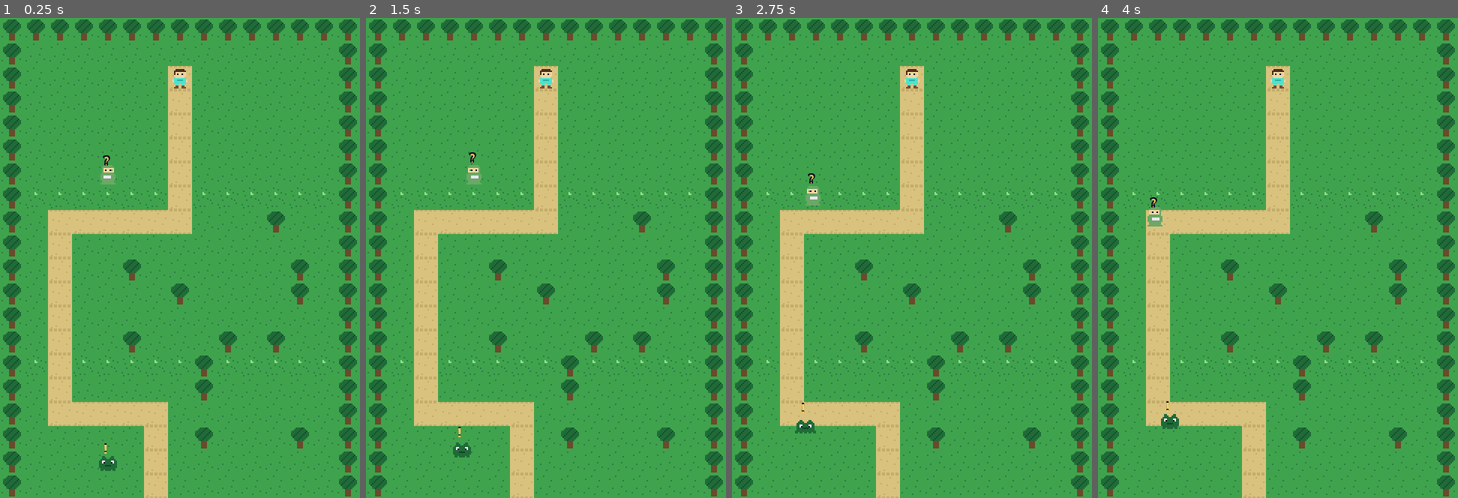
Above: before the commit, frames 1-4 (left to right).
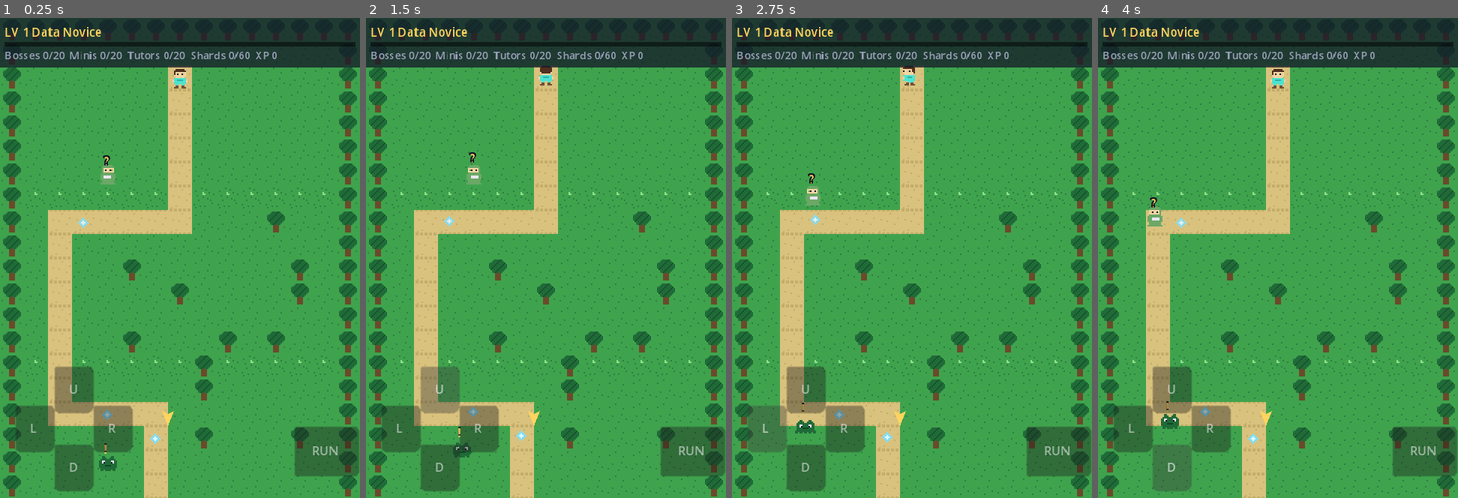
Above: after the commit, the same moments.

Repository: danieltalbert/danieltalbert
Game: Godot game, scene res://scenes/main.tscn
Same seed, same stepped clock (60 frames per second), same inputs: the game is played once before the commit and once after it.
Inputs (mouse positions are in pixels of both pictures, inside the frame that each line leads up to):
- Up to frame 1 (0.25 s): no input
- Up to frame 2 (1.5 s): click (693, 450) at 0.5 s, where only the run after the commit has a clickable "RUN"; click (438, 387) at 1.25 s, where only the run after the commit has a clickable "U"
- Up to frame 3 (2.75 s): click (768, 426) at 2 s, where only the run after the commit has a clickable "L"
- Up to frame 4 (4 s): click (1209, 426) at 2.75 s, where only the run after the commit has a clickable "R"; click (1170, 469) at 3.5 s, where only the run after the commit has a clickable "D"

The runs differ from the first frame. In frame 1, 16% of the frame differs, in the area x 0-100%, y 0-99%; in frame 2, 16%; in frame 3, 16%; in frame 4, 16%.

Commit message:
Neural Quest milestone e: shards, HUD, compass, levels, achievements
Shard collectibles with bob, sparkle burst, blip, and persistence by
index. HUD with level and title, XP progress bar, streak multiplier
readout, progress counters, and an edge-clamped quest compass arrow
that tracks the lowest uncleared boss. Touch D-pad and RUN button on
touchscreen devices. Level-up and achievement toasts with fanfare.

Co-Authored-By: Claude Fable 5 <noreply@anthropic.com>
Claude-Session: https://claude.ai/code/session_01WW4vMXx2J1G5UnBsoNkFKe

Diff:
--- /dev/null
+++ b/neural-quest/scenes/hud.gd
@@ -0,0 +1,183 @@
+class_name Hud
+extends CanvasLayer
+## HUD: level and title, XP bar, streak indicator, progress counters, and
+## the quest compass arrow that points to the lowest uncleared boss (or the
+## Golden Glitch after all 20 bosses fall). Also hosts touch controls.
+
+const TEXT := Color("#e8e6f0")
+const DIM_TEXT := Color("#9aa0b8")
+const GOLD := Color("#ffd45e")
+const XP_BLUE := Color("#7ee0ff")
+const PANEL_BG := Color(0.078, 0.09, 0.157, 0.75)
+
+var overworld: Overworld
+
+var _level_label: Label
+var _xp_bar: ColorRect
+var _xp_bar_bg: ColorRect
+var _streak_label: Label
+var _progress_label: Label
+var _compass: Polygon2D
+var _touch_input := Vector2.ZERO
+var _touch_sprint := false
+
+
+func _ready() -> void:
+	layer = 10
+	_build_top_bar()
+	_build_compass()
+	if DisplayServer.is_touchscreen_available():
+		_build_touch_controls()
+	GameState.xp_gained.connect(func(_a, _t): refresh())
+	GameState.streak_changed.connect(func(_s, _m): refresh())
+	GameState.progress_changed.connect(refresh)
+	refresh()
+
+
+func _build_top_bar() -> void:
+	var bar := PanelContainer.new()
+	var style := StyleBoxFlat.new()
+	style.bg_color = PANEL_BG
+	style.set_content_margin_all(3)
+	bar.add_theme_stylebox_override("panel", style)
+	bar.set_anchors_preset(Control.PRESET_TOP_WIDE)
+	add_child(bar)
+
+	var vbox := VBoxContainer.new()
+	vbox.add_theme_constant_override("separation", 1)
+	bar.add_child(vbox)
+
+	var row := HBoxContainer.new()
+	row.add_theme_constant_override("separation", 6)
+	vbox.add_child(row)
+
+	_level_label = Label.new()
+	_level_label.add_theme_font_size_override("font_size", 8)
+	_level_label.add_theme_color_override("font_color", GOLD)
+	row.add_child(_level_label)
+
+	_streak_label = Label.new()
+	_streak_label.add_theme_font_size_override("font_size", 8)
+	_streak_label.add_theme_color_override("font_color", XP_BLUE)
+	row.add_child(_streak_label)
+
+	_xp_bar_bg = ColorRect.new()
+	_xp_bar_bg.color = Color(0, 0, 0, 0.5)
+	_xp_bar_bg.custom_minimum_size = Vector2(234, 3)
+	vbox.add_child(_xp_bar_bg)
+	_xp_bar = ColorRect.new()
+	_xp_bar.color = XP_BLUE
+	_xp_bar.custom_minimum_size = Vector2(0, 3)
+	_xp_bar_bg.add_child(_xp_bar)
+	_xp_bar.set_anchors_preset(Control.PRESET_LEFT_WIDE)
+
+	_progress_label = Label.new()
+	_progress_label.add_theme_font_size_override("font_size", 7)
+	_progress_label.add_theme_color_override("font_color", DIM_TEXT)
+	vbox.add_child(_progress_label)
+
+
+func _build_compass() -> void:
+	_compass = Polygon2D.new()
+	_compass.polygon = PackedVector2Array([
+		Vector2(6, 0), Vector2(-4, -4), Vector2(-2, 0), Vector2(-4, 4)])
+	_compass.color = GOLD
+	add_child(_compass)
+
+
+func refresh() -> void:
+	var lv := GameState.level()
+	_level_label.text = "LV %d %s" % [lv, GameState.current_title()]
+	var per := int(ContentDb.constant("xp_per_level"))
+	var into := GameState.xp % per
+	_xp_bar.custom_minimum_size.x = 234.0 * into / per
+	_xp_bar.size.x = 234.0 * into / per
+	if GameState.streak > 0:
+		_streak_label.text = "Streak %d (x%.2f)" % [
+			GameState.streak, GameState.streak_multiplier()]
+	else:
+		_streak_label.text = ""
+	_progress_label.text = "Bosses %d/20  Minis %d/20  Tutors %d/20  Shards %d/60  XP %d" % [
+		GameState.bosses_cleared_count(), GameState.minis.size(),
+		GameState.tutors.size(), GameState.shards.size(), GameState.xp]
+
+
+func _process(_delta: float) -> void:
+	_update_compass()
+
+
+func _compass_target() -> Vector2:
+	# Lowest-numbered uncleared boss; after 20/20 the active Glitch.
+	if not GameState.all_bosses_cleared():
+		for id in range(1, 21):
+			if not GameState.boss_cleared(id):
+				return overworld.world_position_of_portal(id)
+	if overworld.glitch != null:
+		return overworld.glitch.position
+	return Vector2.INF
+
+
+func _update_compass() -> void:
+	if overworld == null:
+		_compass.visible = false
+		return
+	var target := _compass_target()
+	if target == Vector2.INF:
+		_compass.visible = false
+		return
+	var canvas := overworld.get_viewport().get_canvas_transform()
+	var screen_pos := canvas * target
+	var rect := Rect2(Vector2.ZERO, overworld.get_viewport().get_visible_rect().size)
+	if rect.grow(-8).has_point(screen_pos):
+		_compass.visible = false
+		return
+	_compass.visible = true
+	var center := rect.size / 2.0
+	var dir := (screen_pos - center).normalized()
+	var edge := center + dir * (minf(rect.size.x, rect.size.y) / 2.0 - 14.0)
+	edge.x = clampf(edge.x, 10.0, rect.size.x - 10.0)
+	edge.y = clampf(edge.y, 24.0, rect.size.y - 10.0)
+	_compass.position = edge
+	_compass.rotation = dir.angle()
+
+
+# ---- Touch controls ----
+
+func _build_touch_controls() -> void:
+	# 26 px buttons at the 2x window scale comfortably exceed 44 px targets.
+	var size := 26.0
+	var origin := Vector2(10, 320 - 3 * size - 10)
+	var dirs := {
+		"up": [Vector2(1, 0), Vector2.UP], "left": [Vector2(0, 1), Vector2.LEFT],
+		"right": [Vector2(2, 1), Vector2.RIGHT], "down": [Vector2(1, 2), Vector2.DOWN],
+	}
+	for key in dirs:
+		var b := _touch_button(str(key)[0].to_upper(), size)
+		b.position = origin + (dirs[key][0] as Vector2) * size
+		var v: Vector2 = dirs[key][1]
+		b.button_down.connect(func(): _touch_input += v)
+		b.button_up.connect(func(): _touch_input -= v)
+		add_child(b)
+
+	var run := _touch_button("RUN", size * 1.3)
+	run.position = Vector2(240 - size * 1.3 - 10, 320 - size * 1.3 - 14)
+	run.button_down.connect(func(): _touch_sprint = true)
+	run.button_up.connect(func(): _touch_sprint = false)
+	add_child(run)
+
+
+func _touch_button(text: String, size: float) -> Button:
+	var b := Button.new()
+	b.text = text
+	b.custom_minimum_size = Vector2(size, size)
+	b.size = Vector2(size, size)
+	b.add_theme_font_size_override("font_size", 8)
+	b.modulate = Color(1, 1, 1, 0.65)
+	b.focus_mode = Control.FOCUS_NONE
+	return b
+
+
+func _physics_process(_delta: float) -> void:
+	if overworld != null and overworld.player != null:
+		overworld.player.external_input = _touch_input.limit_length(1.0)
+		overworld.player.external_sprint = _touch_sprint
--- a/neural-quest/scenes/main.gd
+++ b/neural-quest/scenes/main.gd
@@ -6,6 +6,7 @@
 var overworld: Overworld
 var quiz_panel: QuizPanel
 var tutor_panel: TutorPanel
+var hud: Hud
 
 
 func _ready() -> void:
@@ -22,6 +23,23 @@
 
 	tutor_panel = TutorPanel.new()
 	add_child(tutor_panel)
+
+	hud = Hud.new()
+	hud.overworld = overworld
+	add_child(hud)
+
+	GameState.level_up.connect(_on_level_up)
+	GameState.achievement_unlocked.connect(_on_achievement)
+
+
+func _on_level_up(level: int, title: String) -> void:
+	Sfx.play("fanfare")
+	Toasts.show_toast("Level %d: %s" % [level, title], true)
+
+
+func _on_achievement(_id: String, name: String) -> void:
+	Sfx.play("fanfare")
+	Toasts.show_toast("Achievement: %s" % name, true)
 
 
 func _any_panel_open() -> bool:
--- a/neural-quest/scenes/overworld.gd
+++ b/neural-quest/scenes/overworld.gd
@@ -12,10 +12,12 @@
 
 var player: Player
 var act_of_row: PackedInt32Array = []
+var glitch: Node2D = null
 
 var _portals: Array = []
 var _tutors: Array = []
 var _minis: Array = []
+var _shards: Array = []
 
 
 func _ready() -> void:
@@ -24,6 +26,7 @@
 	_spawn_player()
 	_spawn_portals()
 	_spawn_npcs()
+	_spawn_shards()
 
 
 func _build_act_lookup() -> void:
@@ -110,6 +113,24 @@
 		_minis.append(monster)
 
 
+func _spawn_shards() -> void:
+	var coords: Array = ContentDb.map["shards"]
+	for i in coords.size():
+		if GameState.shard_collected(i):
+			continue
+		var shard := Shard.new()
+		shard.index = i
+		shard.position = tile_center(int(coords[i][0]), int(coords[i][1]))
+		shard.collected.connect(_on_shard_collected)
+		add_child(shard)
+		_shards.append(shard)
+
+
+func _on_shard_collected(index: int) -> void:
+	GameState.grant_xp(int(ContentDb.constant("xp_shard")))
+	GameState.mark_shard(index)
+
+
 func _physics_process(_delta: float) -> void:
 	if player == null:
 		return
@@ -119,6 +140,9 @@
 		tutor.check_player(player.position)
 	for monster in _minis:
 		monster.check_player(player.position)
+	for shard in _shards:
+		if is_instance_valid(shard):
+			shard.check_player(player.position)
 
 
 func tile_center(x: int, y: int) -> Vector2:
--- /dev/null
+++ b/neural-quest/scenes/shard.gd
@@ -0,0 +1,54 @@
+class_name Shard
+extends Node2D
+## Data shard: a small collectible on the path. +2 XP (streak-scaled),
+## sparkle burst and blip on pickup, persisted by index.
+
+signal collected(index: int)
+
+const PICKUP_RADIUS := 9.0
+
+var index := 0
+
+var _sprite: Sprite2D
+var _time := 0.0
+var _picked := false
+
+
+func _ready() -> void:
+	_sprite = Sprite2D.new()
+	_sprite.texture = PixelArt.shard_texture()
+	add_child(_sprite)
+
+
+func _process(delta: float) -> void:
+	_time += delta
+	_sprite.position.y = sin(_time * 3.0 + index) * 1.5
+	_sprite.modulate.a = 0.85 + 0.15 * sin(_time * 5.0 + index)
+
+
+func check_player(player_pos: Vector2) -> void:
+	if _picked:
+		return
+	if position.distance_to(player_pos) < PICKUP_RADIUS:
+		_picked = true
+		_burst()
+		Sfx.play("blip")
+		collected.emit(index)
+		_sprite.visible = false
+		# Freed after the burst finishes.
+		get_tree().create_timer(0.6).timeout.connect(queue_free)
+
+
+func _burst() -> void:
+	var p := CPUParticles2D.new()
+	p.texture = PixelArt.dot_texture(Color("#7ee0ff"), 2)
+	p.amount = 12
+	p.lifetime = 0.4
+	p.one_shot = true
+	p.explosiveness = 1.0
+	p.spread = 180.0
+	p.initial_velocity_min = 20.0
+	p.initial_velocity_max = 45.0
+	p.gravity = Vector2.ZERO
+	p.emitting = true
+	add_child(p)
